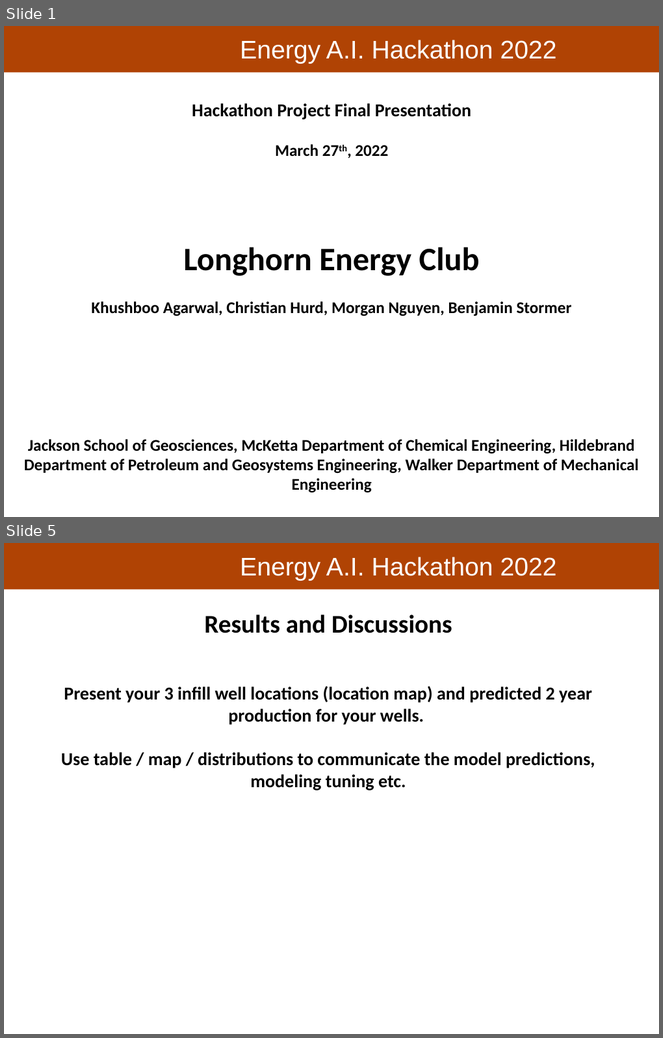
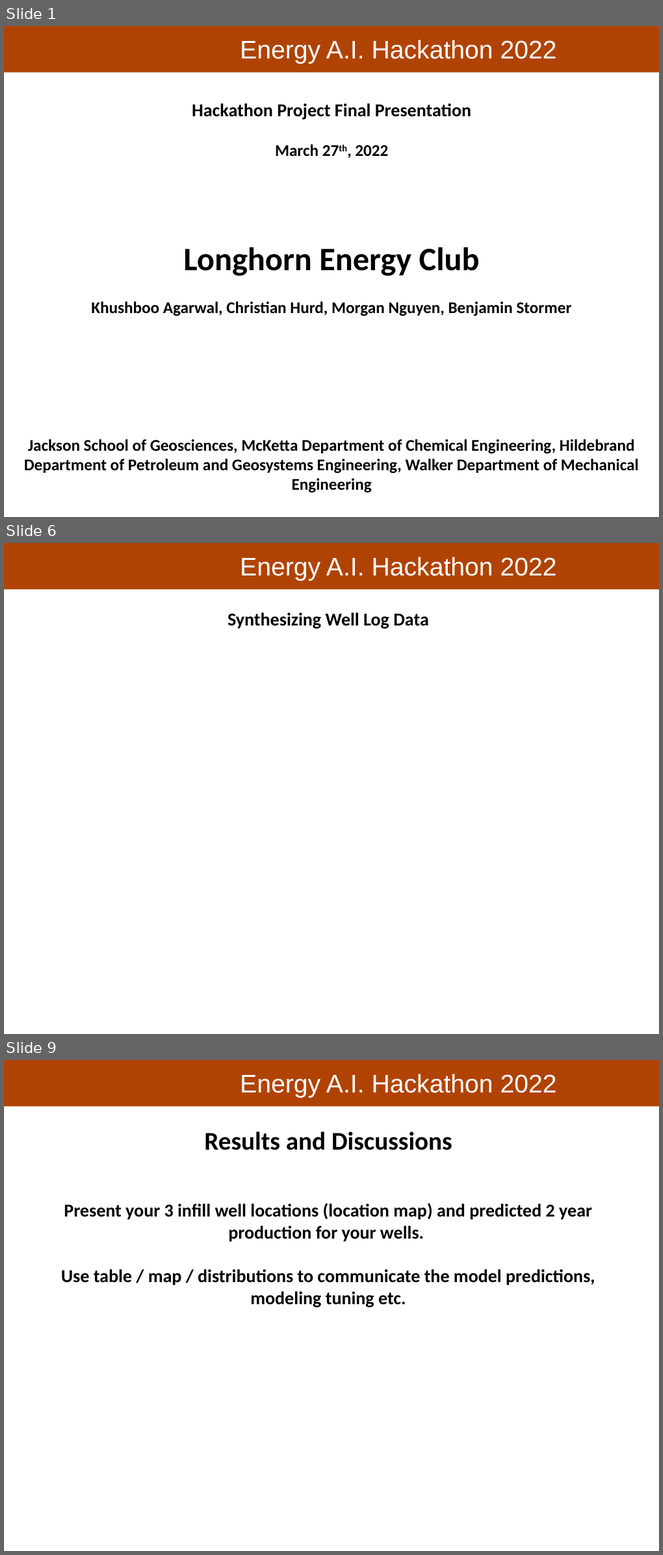
Before and after one commit to PGEHackathon/Longhorn_Energy_Club, a slide deck: Longhorn_Energy_Club_Presentation.pptx. Shown one above the other, each under a label of ours: slides 1 and 5 before the commit, slides 1, 6 and 9 after it; the slides between them are not shown. The pictures are 663x1038 and 663x1555 pixels, drawn with LibreOffice and Linux fonts; fonts in the diff are those of the drawing; background and template pictures are left out. Boxes give left, top, right and bottom in pixels: in the first picture for what was removed or moved away, otherwise in the second. Text is boxed around its words. In the diff, an @@ line names an element or a change of style, - is before the commit and + after.

```diff
--- a/Longhorn_Energy_Club_Presentation.pptx
+++ b/Longhorn_Energy_Club_Presentation.pptx
@@ slide 6 added at [4,543,659,1034], background #FFFFFF; not listed: 2 template elements that a slide beside it also shows @@
@@ text added at [228,613,429,629], 20 pt, text #000000, bold @@
+Synthesizing Well Log Data
@@ what was slide 5 is now slide 9 @@
```
Also in this commit, not shown: 1 slide changed, 5 other slides added, 2 slides removed.
